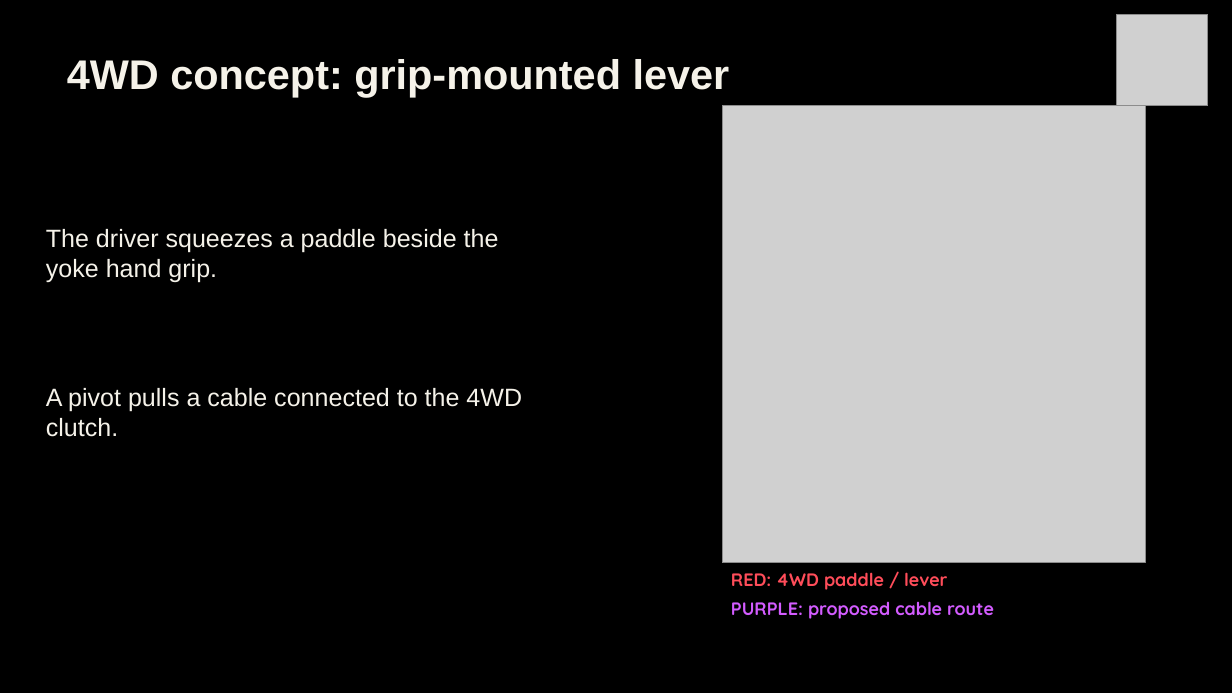
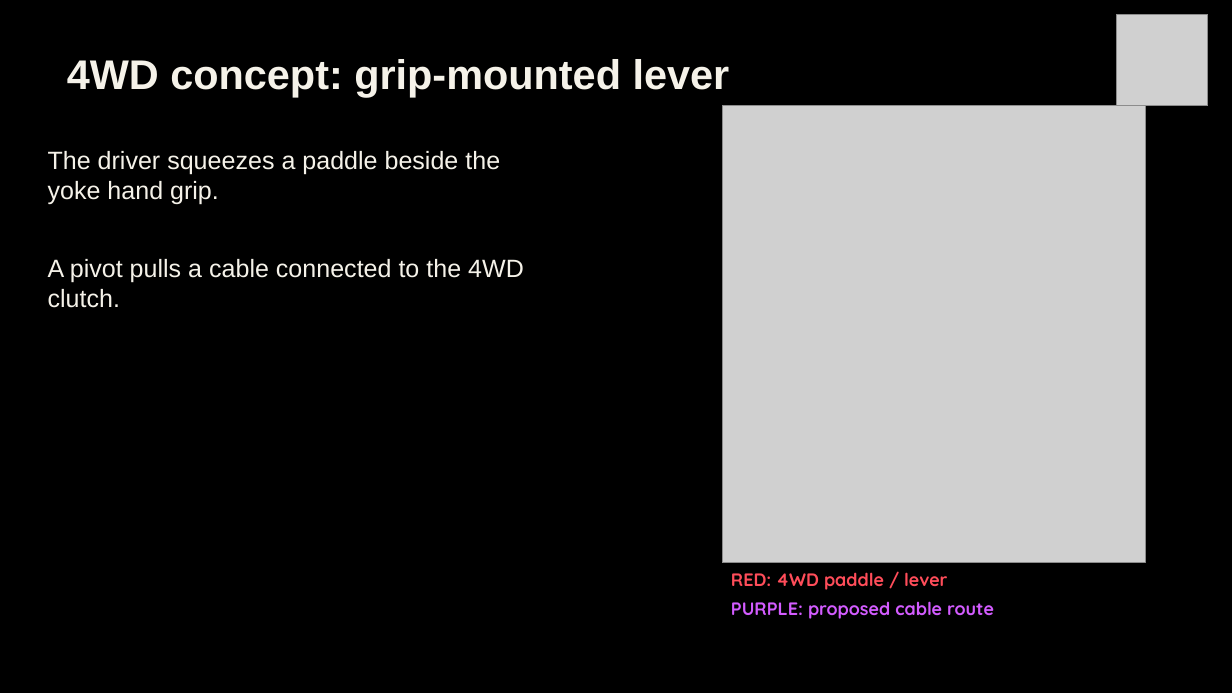
Before and after one commit to Polowater123/Aggie-Baja-Controls-The-A.B.C.-, a slide deck: slide 10 of PDR Draft.pptx (slide 12 before the commit). Drawn at 1232x693 pixels with LibreOffice and Linux fonts; fonts in the diff are those of the drawing; grey boxes stand for pictures. Boxes give left, top, right and bottom in pixels: in the first picture for what was removed or moved away, otherwise in the second. Text is boxed around its words. In the diff, an @@ line names an element or a change of style, - is before the commit and + after.

```diff
--- a/PDR Draft.pptx
+++ b/PDR Draft.pptx
@@ text "The driver squeezes a paddle ...": place and size @@
-text "The driver squeezes a paddle ..." at <box>46,229,499,283</box>
+text "The driver squeezes a paddle ..." at <box>48,151,500,205</box>
@@ text "A pivot pulls a cable ...": place and size @@
-text "A pivot pulls a cable ..." at <box>46,388,522,437</box>
+text "A pivot pulls a cable ..." at <box>48,259,524,308</box>
```
Also in this commit, not shown: 6 other slides changed, 2 slides added, 4 slides removed.
